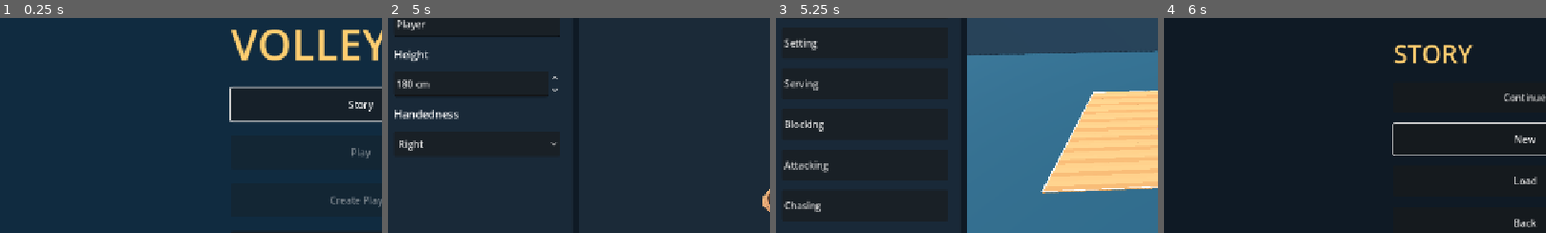
Above: before the commit, frames 1-4 (left to right).
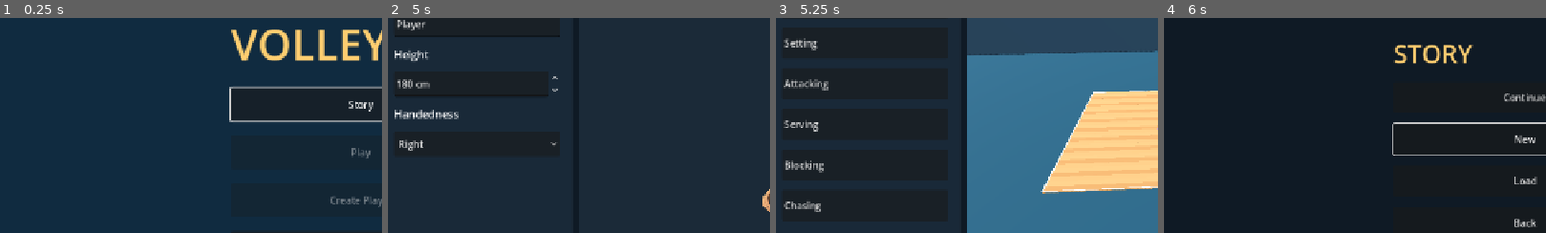
Above: after the commit, the same moments.

Repository: foreandr/volleyball
Game: Godot game, scene res://scenes/main.tscn
Same seed, same stepped clock (60 frames per second), same inputs: the game is played once before the commit and once after it.
Inputs:
- Up to frame 1 (0.25 s): no input
- Up to frame 2 (5 s): click "Story" at 0.5 s; click "Back" at 1.25 s; click "Story" at 2 s; click "New" at 2.75 s; click "Back" at 3.5 s; click "New" at 4.25 s
- Up to frame 3 (5.25 s): click "Save" at 5 s
- Up to frame 4 (6 s): click "Back" at 5.75 s
The pictures show only the part of the screen within x 3-53%, y 22-72%; the shares and areas given below are measured in that part.

Frames 1-2 are identical in both runs. In frame 3, 0.9% of the frame differs, in the area x 2-14%, y 28-72%; in frame 4, nothing differs.

Commit message:
Place Attacking directly below Setting

Diff:
--- a/scripts/story_animations.gd
+++ b/scripts/story_animations.gd
@@ -15,7 +15,7 @@
 	"Setting":["Hand setting","Bump setting"],
 	"Chasing":["Forward","Back","Left","Right"]
 }
-const CATEGORIES := ["Forearm reception","Setting","Serving","Blocking","Attacking","Chasing"]
+const CATEGORIES := ["Forearm reception","Setting","Attacking","Serving","Blocking","Chasing"]
 var content: VBoxContainer
 var category_buttons: Dictionary = {}
 var selected_category := ""
